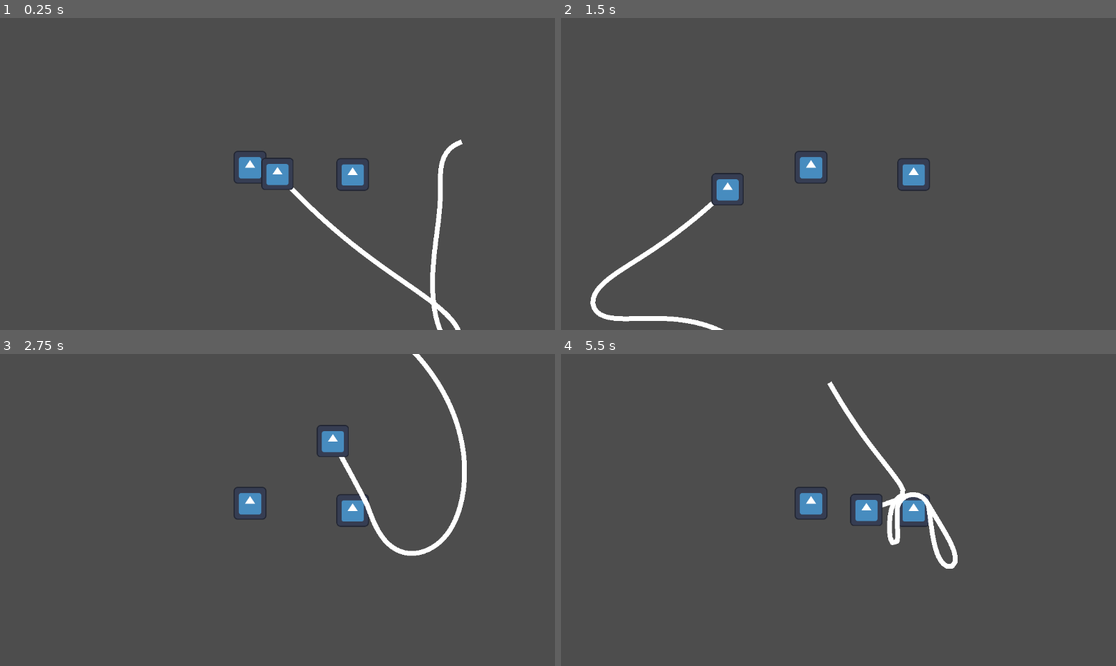
Above: before the commit, frames 1-4 (two rows, left to right).
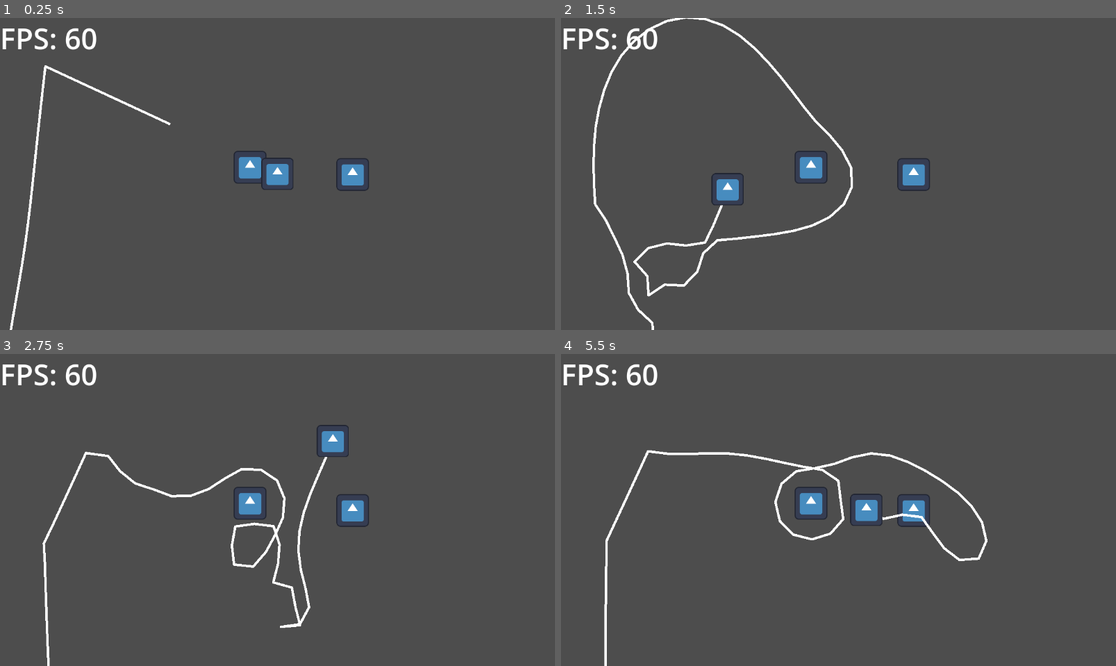
Above: after the commit, the same moments.

Repository: kaitaobenson/godot-verlet-rope
Game: Godot game, scene res://World.tscn
Two runs of this game, one before a commit and one after it. Both use one fixed random seed, a clock stepped at 60 frames per second and the inputs below. The engine's default icon, where the game draws it, is replaced by a stand-in: a white triangle on a blue panel in a dark square.
Inputs (mouse positions are in pixels of both pictures, inside the frame that each line leads up to):
- Up to frame 1 (0.25 s): no input
- Up to frame 2 (1.5 s): move the mouse to (960, 158) at 0.52 s; move the mouse to (727, 189) at 1.27 s
- Up to frame 3 (2.75 s): move the mouse to (333, 441) at 2.02 s
- Up to frame 4 (5.5 s): move the mouse to (810, 572) at 2.77 s; move the mouse to (1005, 556) at 3.52 s; move the mouse to (672, 463) at 4.27 s; move the mouse to (866, 510) at 5.02 s

The runs differ from the first frame. In frame 1, 2.4% of the frame differs, in the area x 0-84%, y 3-100%; in frame 2, 2.8%; in frame 3, 3.1%; in frame 4, 3.2%, in the area x 0-77%, y 3-100%.

Commit message:
Raycasting collision resolution

Diff:
--- /dev/null
+++ b/DebugRenderer.gd
@@ -0,0 +1,52 @@
+class_name DebugDrawer
+extends Node2D
+
+var points: Array = []
+var lines: Array = []
+
+class DebugPoint:
+	var pos: Vector2
+	var color: Color = Color(1, 1, 1)
+	var radius: float = 5.0
+
+class DebugLine:
+	var start_pos: Vector2
+	var end_pos: Vector2
+	var color: Color = Color(1, 1, 1)
+	var width: float = 2.0
+
+func add_point(pos: Vector2, color: Color = Color(1, 1, 1), radius: float = 5.0) -> void:
+	var point = DebugPoint.new()
+	point.pos = pos
+	point.color = color
+	point.radius = radius
+
+	points.append(point)
+
+func add_line(start_pos: Vector2, end_pos: Vector2, color: Color = Color(1, 1, 1), width: float = 2.0):
+	var line = DebugLine.new()
+	line.start_pos = start_pos
+	line.end_pos = end_pos
+	line.color = color
+	line.width = width
+
+	lines.append(line)
+
+func clear_draws() -> void:
+	points.clear()
+	lines.clear()
+
+func _ready() -> void:
+	pass
+	#z_index = -100
+
+func _process(delta: float) -> void:
+	queue_redraw()
+
+func _draw() -> void:
+	for point in points:
+		draw_circle(point.pos, point.radius, point.color)
+	for line in lines:
+		draw_line(line.start_pos, line.end_pos, line.color, line.width)
+
+	clear_draws()
--- /dev/null
+++ b/FpsLabel.gd
@@ -0,0 +1,5 @@
+extends Label
+
+
+func set_fps(fps: int) -> void:
+	text = "FPS: %d" % Engine.get_frames_per_second()
--- a/Rope.gd
+++ b/Rope.gd
@@ -1,11 +1,11 @@
 class_name Rope
-
 extends Node2D
 
-var iterations: int = 80
-var nodes_amount: int = 100
-var nodes_separation: float = 10
-var gravity: Vector2 = Vector2(0, 100)
+@export var iterations: int = 80
+@export var nodes_amount: int = 100
+@export var nodes_separation: float = 40
+@export var gravity: Vector2 = Vector2(0, 100)
+@export var enable_collisions: bool = true  # Toggle for enabling/disabling collisions
 
 @onready var line: Line2D = $"Line"
 
@@ -19,7 +19,12 @@
 
 const timestep: float = 0.1
 
+var raycast_query: PhysicsRayQueryParameters2D
+
+
 func _ready() -> void:
+	raycast_query = PhysicsRayQueryParameters2D.new()
+
 	var spawn_pos: Vector2 = start_anchor_pos
 
 	for i in range(nodes_amount):
@@ -29,158 +34,125 @@
 		spawn_pos += Vector2(0, nodes_separation)
 
 func _physics_process(delta: float) -> void:
+	if not line:
+		return
+
+	# Simulate Verlet integration
 	simulate()
+
+	# Apply constraints and resolve collisions
 	for i in range(iterations):
 		apply_constraints()
-		collision_resolution()
 
+	# Update the visual representation of the rope
 	update_line()
 
+
+# Simulate Verlet integration
 func simulate():
 	for i in range(nodes_amount):
 		var node: VerletNode = nodes[i]
 		var temp: Vector2 = node.position
-		node.position += (node.position - node.old_position) + gravity * timestep * timestep;
-		node.old_position = temp;
+		var velocity: Vector2 = (node.position - node.old_position) + gravity * timestep * timestep
 
+		# Iteratively resolve collisions or simply move the node if collisions are disabled
+		var resolved_position = node.position
+		for j in range(3):  # Apply multiple iterations of collision resolution
+			if enable_collisions:
+				resolved_position += collide_and_translate(resolved_position, velocity / 3)  # Divide motion for each iteration
+			else:
+				# Just move freely if collisions are disabled
+				resolved_position += velocity / 3
+
+		node.position = resolved_position
+
+		node.old_position = temp
+
+
+# Apply constraints such as anchor positions and node separation
 func apply_constraints():
-	pull_toward_anchor1()
-	pull_toward_anchor2()
-
-func pull_toward_anchor1():
+	# Pull toward anchors, and keep node distance constraints
 	if start_anchor:
-		# Anchor starting node
 		nodes[0].position = start_anchor_pos
-
-		for i in range(nodes_amount - 1):
-			var node_1: VerletNode = nodes[i + 1]
-			var node_2: VerletNode = nodes[i]
-
-			var direction: Vector2 = node_1.position - node_2.position
-			var distance: float = direction.length()
-
-			# Avoid div by 0
-			if distance == 0:
-				continue
-
-			direction = direction.normalized()
-			var difference_factor: float = nodes_separation - distance
-			var translate: Vector2 = direction * difference_factor * 0.9
-
-			# Update positions
-			node_1.position += translate
-			node_2.position -= translate
-
-func pull_toward_anchor2():
 	if end_anchor:
-		# Anchor ending node
 		nodes[nodes_amount - 1].position = end_anchor_pos
 
-		for i in range(nodes_amount - 1):
-			var node_1: VerletNode = nodes[nodes_amount - i - 2]
-			var node_2: VerletNode = nodes[nodes_amount - i - 1]
+	# Apply node-to-node constraints
+	for i in range(nodes_amount - 1):
+		var node_1: VerletNode = nodes[i]
+		var node_2: VerletNode = nodes[i + 1]
 
-			var direction: Vector2 = node_1.position - node_2.position
-			var distance: float = direction.length()
+		var direction: Vector2 = node_2.position - node_1.position
+		var distance: float = direction.length()
 
-			# Avoid div by 0
-			if distance == 0:
-				continue
+		if distance == 0:
+			continue
 
-			direction = direction.normalized()
-			var difference_factor: float = nodes_separation - distance
-			var translate: Vector2 = direction * difference_factor * 0.9
+		direction = direction.normalized()
+		var difference_factor: float = nodes_separation - distance
+		var translate: Vector2 = direction * difference_factor * 0.5  # Split the difference equally
 
-			# Update positions
-			node_1.position += translate
-			node_2.position -= translate
+		var final_translate_1: Vector2
+		var final_translate_2: Vector2
 
-func is_node_colliding(node: VerletNode) -> bool:
-	var space_state = get_world_2d().direct_space_state
+		# Apply translation with collision handling or simply move if collisions are disabled
+		if enable_collisions:
+			final_translate_1 = collide_and_translate(node_1.position, -translate)
+			final_translate_2 = collide_and_translate(node_2.position, translate)
+		else:
+			final_translate_1 = -translate
+			final_translate_2 = translate
 
-	var query_params := PhysicsPointQueryParameters2D.new()
-	query_params.position = node.position
-	var results: Array[Dictionary] = space_state.intersect_point(query_params, 1)
-
-	if results.size() > 0:
-		return true
-	else:
-		return false
+		node_1.position += final_translate_1
+		node_2.position += final_translate_2
 
 
-func collision_resolution():
-	var space_state = get_world_2d().direct_space_state
-	for i in range(nodes_amount - 1):
-		# Make a physics query
-		var query_params := PhysicsPointQueryParameters2D.new()
-		query_params.position = nodes[i].position
-		var results: Array[Dictionary] = space_state.intersect_point(query_params, 1)
+# Collision resolution (with option to disable it)
+func collide_and_translate(origin: Vector2, motion: Vector2) -> Vector2:
+	# If collisions are disabled, just move as normal
+	if not enable_collisions or motion.is_zero_approx():
+		return motion
 
-		if results.size() > 0:
-			var collider: CollisionObject2D = results[0].get("collider")
-			var shape_index: int = results[0].get("shape")
-			var collision_shape: CollisionShape2D = CollisionShape2D.new()
+	raycast_query.from = origin
+	raycast_query.to = origin + motion
+	raycast_query.collide_with_areas = true
+	raycast_query.collide_with_bodies = true
 
-			# Get the collision shape
-			for child in collider.get_children():
-				if child is CollisionShape2D:
-					collision_shape = child
-					break
+	var result: Dictionary = get_world_2d().direct_space_state.intersect_ray(raycast_query)
 
-			var edge_point: Vector2 = get_closest_point_on_shape(
-				nodes[i].position,
-				collision_shape.shape,
-				collision_shape.global_position
-			)
+	if not result:
+		# No collision detected, move as normal
+		return motion
 
-			nodes[i].position = edge_point
+	# Collision detected: calculate how much we can move up to the collision point
+	var collision_position: Vector2 = result.position
+	var collision_normal: Vector2 = result.normal
+
+	# Step 1: Stop at the collision point
+	var adjusted_motion: Vector2 = (collision_position - origin).limit_length(motion.length())
+
+	# Step 2: Calculate penetration and project back to fully resolve
+	var penetration_depth: float = motion.length() - adjusted_motion.length()
+	if penetration_depth > 0:
+		# Push the node back along the normal to resolve penetration
+		adjusted_motion += collision_normal * penetration_depth
+
+	# Step 3: Allow some sliding along the surface
+	if collision_normal != Vector2.ZERO:
+		var remaining_motion: Vector2 = motion.slide(collision_normal)
+
+		# Step 4: Combine both adjustments (stopping and sliding) with stronger correction
+		return adjusted_motion + remaining_motion * 1  # Increased sliding damping
+	return adjusted_motion
 
 
-
+# Update the visual line2d
 func update_line():
 	var display_nodes: PackedVector2Array = []
 	for node: VerletNode in nodes:
 		display_nodes.append(node.position)
 
 	line.points = display_nodes
-
-
-func get_closest_point_on_shape(point: Vector2, shape: Shape2D, shape_pos: Vector2) -> Vector2:
-	shape = shape as CircleShape2D
-	var direction: Vector2 = point - shape_pos
-	return shape_pos + direction.normalized() * shape.radius
-
-	match shape:
-		WorldBoundaryShape2D:
-			shape = shape as WorldBoundaryShape2D
-
-		SegmentShape2D:
-			shape = shape as SegmentShape2D
-			return Geometry2D.get_closest_point_to_segment(point, shape.a + shape_pos, shape.b + shape_pos)
-
-		SeparationRayShape2D:
-			shape = shape as SeparationRayShape2D
-
-		CircleShape2D:
-			print("circle")
-			shape = shape as CircleShape2D
-			#var direction: Vector2 = point - shape_pos
-			#return shape_pos + direction.normalized() * shape.radius
-
-		RectangleShape2D:
-			shape = shape as RectangleShape2D
-
-		CapsuleShape2D:
-			shape = shape as CapsuleShape2D
-
-		ConvexPolygonShape2D:
-			shape = shape as ConvexPolygonShape2D
-
-		ConcavePolygonShape2D:
-			shape = shape as ConcavePolygonShape2D
-
-	return Vector2(0, 0)
-
 
 
 class VerletNode:
--- /dev/null
+++ b/Util.gd
@@ -0,0 +1,70 @@
+class_name Util
+
+static func get_closest_point_on_shape(pos: Vector2, shape: Shape2D, shape_transform: Transform2D) -> Vector2:
+	if shape is WorldBoundaryShape2D:
+		return get_closest_point_on_world_boundary(pos, shape, shape_transform)
+	elif shape is SegmentShape2D:
+		return get_closest_point_on_segment(pos, shape, shape_transform)
+	elif shape is SeparationRayShape2D:
+		return get_closest_point_on_separation_ray(pos, shape, shape_transform)
+	elif shape is CircleShape2D:
+		return get_closest_point_on_circle(pos, shape, shape_transform)
+	elif shape is RectangleShape2D:
+		return get_closest_point_on_rectangle(pos, shape, shape_transform)
+	elif shape is CapsuleShape2D:
+		pass
+		#return get_closest_point_on_capsule(pos, shape, shape_transform)
+	elif shape is ConvexPolygonShape2D:
+		pass
+		#return get_closest_point_on_convex_polygon(pos, shape, shape_transform)
+	elif shape is ConcavePolygonShape2D:
+		pass
+		return get_closest_point_on_concave_polygon(pos, shape, shape_transform)
+
+	return Vector2(0, 0)
+
+static func get_closest_point_on_world_boundary(pos: Vector2, shape: WorldBoundaryShape2D, shape_transform: Transform2D) -> Vector2:
+	var shape_pos = shape_transform.origin
+	var point_to_line_distance = shape.normal.dot(pos - shape_pos) - shape.distance
+	return pos - shape.normal * point_to_line_distance
+
+static func get_closest_point_on_segment(pos: Vector2, shape: SegmentShape2D, shape_transform: Transform2D) -> Vector2:
+	var a: Vector2 = shape.a * shape_transform.get_scale() + shape_transform.origin
+	var b: Vector2 = shape.b * shape_transform.get_scale() + shape_transform.origin
+	return Geometry2D.get_closest_point_to_segment(pos, a, b)
+
+static func get_closest_point_on_separation_ray(pos: Vector2, shape: SeparationRayShape2D, shape_transform: Transform2D) -> Vector2:
+	return Vector2(0, 0)  # Not really sure what separation ray is
+
+static func get_closest_point_on_circle(pos: Vector2, shape: CircleShape2D, shape_transform: Transform2D) -> Vector2:
+	var shape_pos = shape_transform.origin
+	var direction: Vector2 = (pos - shape_pos).normalized()
+	return shape_pos + direction * shape.radius
+
+static func get_closest_point_on_rectangle(pos: Vector2, shape: RectangleShape2D, shape_transform: Transform2D) -> Vector2:
+	var half_size: Vector2 = shape.size * 0.5
+	var points: PackedVector2Array = [
+
+	]
+	return Vector2(0, 0)
+	"""
+	# Clamp the position to the rectangle's bounds
+	return Vector2(
+		clamp(pos.x, rect_min.x, rect_max.x),
+		clamp(pos.y, rect_min.y, rect_max.y)
+	)
+	"""
+
+static func get_closest_point_on_concave_polygon(pos: Vector2, shape: ConcavePolygonShape2D, shape_transform: Transform2D) -> Vector2:
+	var closest_point: Vector2
+	var dist: float = INF
+
+	for i in range(shape.segments.size()):
+		var current_closest_point = Geometry2D.get_closest_point_to_segment(pos, shape.segments[i - 1], shape.segments[i])
+		var current_dist = current_closest_point.distance_to(pos)
+
+		if current_dist < dist:
+			closest_point = current_closest_point
+			dist = current_dist
+
+	return closest_point
--- a/World.tscn
+++ b/World.tscn
@@ -1,13 +1,31 @@
-[gd_scene load_steps=5 format=3 uid="uid://qk38r0usjhhn"]
+[gd_scene load_steps=8 format=3 uid="uid://qk38r0usjhhn"]
 
 [ext_resource type="Script" path="res://Rope.gd" id="1_cfn6o"]
+[ext_resource type="Script" path="res://DebugRenderer.gd" id="2_8emvb"]
 [ext_resource type="Texture2D" uid="uid://6t82mu1ul6ka" path="res://Icon.svg" id="2_pxm5u"]
 [ext_resource type="Script" path="res://Anchor1.gd" id="3_unop8"]
+[ext_resource type="Script" path="res://FpsLabel.gd" id="4_o3p4r"]
 
-[sub_resource type="CircleShape2D" id="CircleShape2D_as3t4"]
-radius = 33.2415
+[sub_resource type="CircleShape2D" id="CircleShape2D_gk5g6"]
+radius = 73.9824
+
+[sub_resource type="CircleShape2D" id="CircleShape2D_jgd1w"]
+radius = 33.0
 
 [node name="World" type="Node2D"]
+
+[node name="CanvasLayer" type="CanvasLayer" parent="."]
+
+[node name="FpsLabel" type="Label" parent="CanvasLayer"]
+offset_right = 238.0
+offset_bottom = 92.0
+theme_override_font_sizes/font_size = 60
+text = "FPS: 60"
+script = ExtResource("4_o3p4r")
+
+[node name="DebugDrawer" type="Node2D" parent="CanvasLayer"]
+z_index = -3
+script = ExtResource("2_8emvb")
 
 [node name="Obstacle1" type="StaticBody2D" parent="."]
 position = Vector2(519, 310)
@@ -17,23 +35,29 @@
 texture = ExtResource("2_pxm5u")
 
 [node name="CollisionShape2D" type="CollisionShape2D" parent="Obstacle1"]
-shape = SubResource("CircleShape2D_as3t4")
+position = Vector2(0, 1)
+rotation = -2.14181
+shape = SubResource("CircleShape2D_gk5g6")
+
+[node name="CollisionPolygon2D" type="CollisionPolygon2D" parent="Obstacle1"]
+polygon = PackedVector2Array(-435, 101, -279, -232, -305, -28, -180, -29, -224, 175)
 
 [node name="Obstacle2" type="StaticBody2D" parent="."]
 position = Vector2(731, 325)
 
 [node name="Icon" type="Sprite2D" parent="Obstacle2"]
-position = Vector2(1.00002, 6.07967e-06)
+position = Vector2(1, 0)
 scale = Vector2(0.527588, 0.527588)
 texture = ExtResource("2_pxm5u")
 
 [node name="CollisionShape2D" type="CollisionShape2D" parent="Obstacle2"]
-shape = SubResource("CircleShape2D_as3t4")
+shape = SubResource("CircleShape2D_jgd1w")
 
 [node name="Rope" type="Node2D" parent="."]
 script = ExtResource("1_cfn6o")
 
 [node name="Line" type="Line2D" parent="Rope"]
+width = 5.0
 joint_mode = 2
 
 [node name="Anchor1" type="Sprite2D" parent="."]
--- a/project.godot
+++ b/project.godot
@@ -14,6 +14,10 @@
 run/main_scene="res://World.tscn"
 config/features=PackedStringArray("4.3", "GL Compatibility")
 config/icon="res://Icon.svg"
+
+[display]
+
+window/vsync/vsync_mode=0
 
 [input]
 
Not shown, added: .DS_Store
